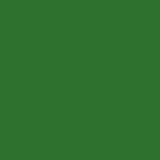
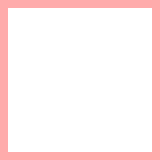
Layers edited between the first and the second 160x160 image:
added layer "Text display #3" (33%) above "Text display #2" over [0,0,160,160]
hid "Text display #2" over [0,0,160,160]
